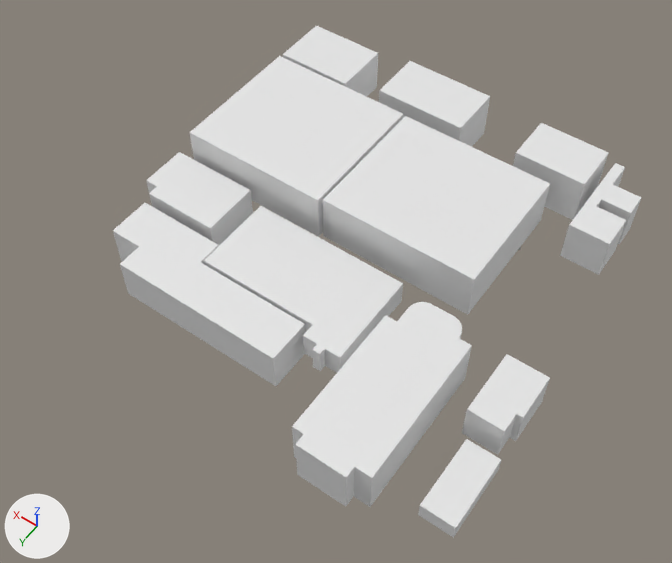
The Blender file VRCoaster.blend, before and after one commit.
Both versions are drawn from a 50 mm lens placed at (-256.0, 279.0, 325.0), pointed at (-110.0, 74.0, 4.0). Every picture has the same lights, and +X, +Y and +Z are marked at lower left.

Objects in the first picture: '立方体', '立方体.001', '立方体.002', '立方体.003', '立方体.004', '立方体.005', '立方体.006', '立方体.007', '立方体.009', '立方体.010', '立方体.011', '立方体.012'.
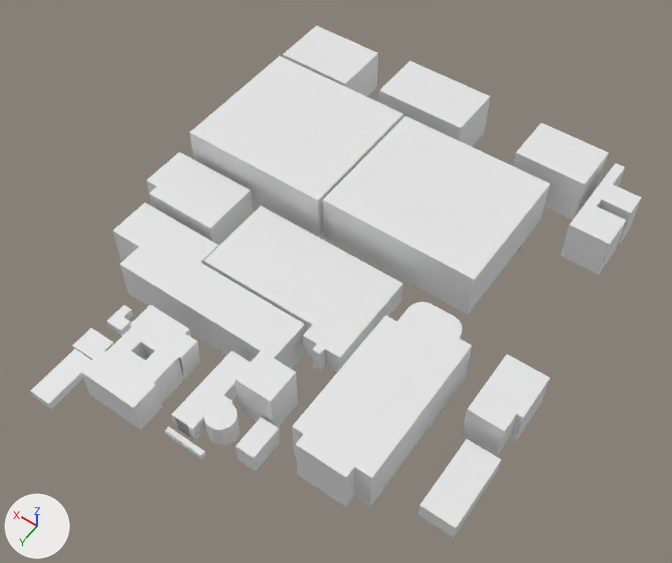
Where the change shows, as pixel boxes (x1, y1, x2, y2) in the pictures (672 x 563 px):
'立方体.021', added
    after: (81, 304, 200, 430)
'立方体.016', added
    after: (171, 351, 250, 446)
'立方体.013', added
    after: (235, 351, 298, 428)
'立方体.018', added
    after: (30, 349, 92, 409)
'立方体.014', added
    after: (236, 417, 280, 472)
'立方体.019', added
    after: (72, 328, 114, 360)
'立方体.020', added
    after: (106, 305, 133, 336)
'立方体.017', added
    after: (165, 426, 205, 457)
'立方体.015', added
    after: (165, 432, 206, 459)

The change in detail:
Mesh me_立方体_021 is new.
It has 86 vertices, 85 faces and spans x -1.0..27.0, y -39.0..1.2, z -1.0..16.2.
Mesh me_立方体_020 is new.
It has 16 vertices, 14 faces and spans x -0.82..7.52, y -10.11..0.58, z -3.28..1.0.
Mesh me_立方体_019 is new.
It is a box spanning x -0.68..12.0, y -9.14..1.97, z -2.94..1.0.
Mesh me_立方体_018 is new.
It is a box spanning x -0.2..10.3, y -23.8..1.1, z -3.3..1.0.
Mesh me_立方体_017 is new.
It is a box spanning x -0.5..18.3, y -0.5..1.8, z -1.0..1.0.
Mesh me_立方体_016 is new.
It has 92 vertices, 57 faces and spans x -14.1..10.0, y -0.5..36.2, z -1.6..12.6.
Mesh me_立方体_015 is new.
It is a box spanning x -1.2..17.5, y -1.1..1.4, z -1.0..1.0.
Mesh me_立方体_014 is new.
It is a box spanning x -2.0..6.6, y -1.9..13.5, z -10.1..1.0.
Mesh me_立方体_013 is new.
It is a box spanning x -1.0..15.9, y -1.0..14.9, z -23.0..1.0.
Object '立方体.021' (ob_立方体_021) is new; it shows me_立方体_021.
Its location is (-87.6, 175.3, 0.5).
Object '立方体.020' (ob_立方体_020) is new; it shows me_立方体_020.
Its location is (-51.4, 147.7, 3.7).
Object '立方体.019' (ob_立方体_019) is new; it shows me_立方体_019.
Its location is (-52.4, 163.1, 2.7).
Object '立方体.018' (ob_立方体_018) is new; it shows me_立方体_018.
Its location is (-52.9, 189.4, 2.8).
Object '立方体.017' (ob_立方体_017) is new; it shows me_立方体_017.
Its location is (-115.9, 170.2, 1.0).
Object '立方体.016' (ob_立方体_016) is new; it shows me_立方体_016.
Its location is (-108.1, 131.1, 0.0).
Object '立方体.015' (ob_立方体_015) is new; it shows me_立方体_015.
Its location is (-115.1, 170.7, 0.0).
Object '立方体.014' (ob_立方体_014) is new; it shows me_立方体_014.
Its location is (-134.6, 150.7, 9.5).
Object '立方体.013' (ob_立方体_013) is new; it shows me_立方体_013.
Its location is (-131.6, 132.7, 23.8).
